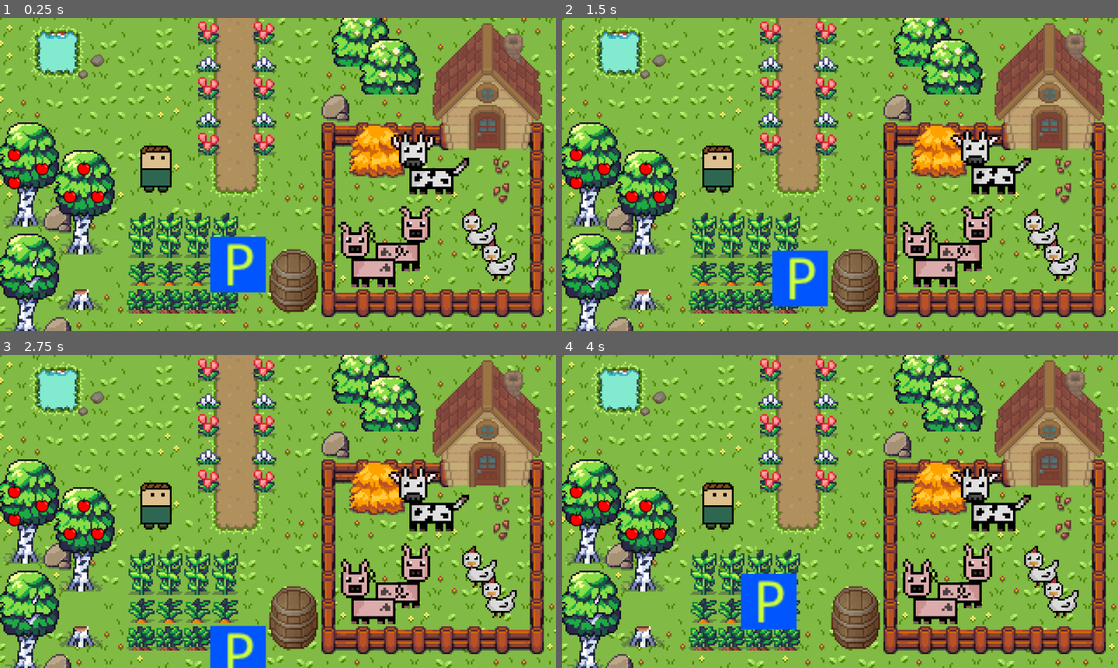
Above: before the commit, frames 1-4 (two rows, left to right).
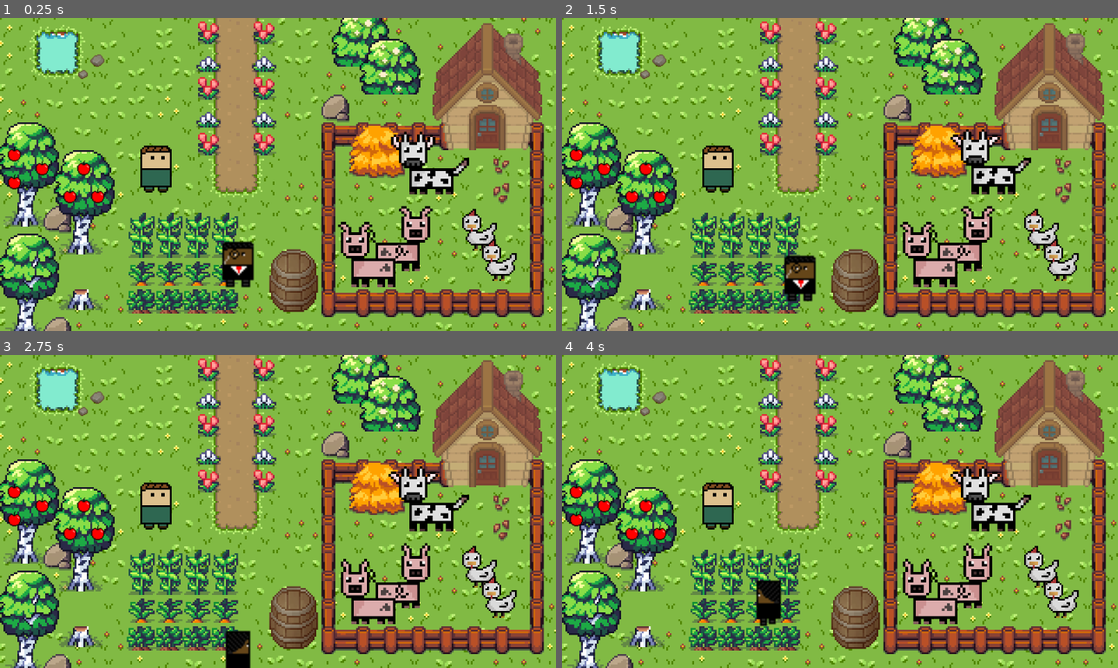
Above: after the commit, the same moments.

Repository: wanders00/WhispersInTheCourt
Game: Godot game, scene res://scenes/outside.tscn
Two runs of this game, one before a commit and one after it. Both use one fixed random seed, a clock stepped at 60 frames per second and the inputs below. This scene is started directly instead of the project's main scene.
Inputs:
- Up to frame 1 (0.25 s): no input
- Up to frame 2 (1.5 s): tap Enter (ui_accept) at 0.5, 0.77 s; hold D (player_right) 0.53-1.28 s; tap E (interact) at 0.6, 1.35 s; hold S (player_down) from 1.28 s (still down)
- Up to frame 3 (2.75 s): tap Enter (ui_accept) at 1.52 s; release S (player_down) at 2.03 s; hold D (player_right) from 2.03 s (still down); tap E (interact) at 2.1 s
- Up to frame 4 (4 s): release D (player_right) at 2.78 s; hold W (player_up) 2.78-3.53 s; tap E (interact) at 2.85, 3.6 s; tap Enter (ui_accept) at 3.02, 3.77 s; hold A (player_left) from 3.53 s (still down)

The runs differ from the first frame. In frame 1, 1.8% of the frame differs, in the area x 37-48%, y 69-88%; in frame 2, 1.8%; in frame 3, 1.4%; in frame 4, 1.8%.

Commit message:
Add player graphics

Diff:
--- a/scenes/player.tscn
+++ b/scenes/player.tscn
@@ -1,7 +1,106 @@
-[gd_scene load_steps=5 format=3 uid="uid://n1rttipesqfx"]
+[gd_scene load_steps=23 format=3 uid="uid://n1rttipesqfx"]
 
 [ext_resource type="Script" path="res://scripts/player.gd" id="1_c4dhw"]
-[ext_resource type="Texture2D" uid="uid://dv80g51u7vsag" path="res://assets/initial/player.png" id="1_rjabg"]
+[ext_resource type="Texture2D" uid="uid://c1pi2xlr25ea8" path="res://assets/people/player/player_idle0.png" id="2_x7xd3"]
+[ext_resource type="Texture2D" uid="uid://c6rxxautq8wjk" path="res://assets/people/player/player_idle1.png" id="3_qmuws"]
+[ext_resource type="Texture2D" uid="uid://xc5s1uhgxv3m" path="res://assets/people/player/player_walking_front0.png" id="4_lgwk2"]
+[ext_resource type="Texture2D" uid="uid://b3rkhk0vlqqs5" path="res://assets/people/player/player_walking_front1.png" id="5_qiurv"]
+[ext_resource type="Texture2D" uid="uid://ds4d62786srn" path="res://assets/people/player/player_walking_front2.png" id="6_vhwyn"]
+[ext_resource type="Texture2D" uid="uid://bjjvxqhl11ovc" path="res://assets/people/player/player_walking_front3.png" id="7_httxs"]
+[ext_resource type="Texture2D" uid="uid://xg8kdtmmc3yu" path="res://assets/people/player/player_walking_side_left0.png" id="8_po3hg"]
+[ext_resource type="Texture2D" uid="uid://pqva3j7a00i8" path="res://assets/people/player/player_walking_side_left1.png" id="9_01slt"]
+[ext_resource type="Texture2D" uid="uid://fe0xowhxhpic" path="res://assets/people/player/player_walking_side_left2.png" id="10_a222a"]
+[ext_resource type="Texture2D" uid="uid://b0tt2787nuv80" path="res://assets/people/player/player_walking_side_left3.png" id="11_rw65n"]
+[ext_resource type="Texture2D" uid="uid://b8jvu53lg8npe" path="res://assets/people/player/player_walking_side_right0.png" id="12_da8qx"]
+[ext_resource type="Texture2D" uid="uid://cm4ljvftx3evk" path="res://assets/people/player/player_walking_side_right1.png" id="13_x66op"]
+[ext_resource type="Texture2D" uid="uid://ciqsg43i3eek7" path="res://assets/people/player/player_walking_side_right2.png" id="14_h5621"]
+[ext_resource type="Texture2D" uid="uid://m6poljjh0v0x" path="res://assets/people/player/player_walking_side_right3.png" id="15_6uw45"]
+[ext_resource type="Texture2D" uid="uid://byo50fwydthgu" path="res://assets/people/player/player_walking_back0.png" id="16_sqj1s"]
+[ext_resource type="Texture2D" uid="uid://begjawhk2o6x2" path="res://assets/people/player/player_walking_back1.png" id="17_khxl2"]
+[ext_resource type="Texture2D" uid="uid://dexmv6jw58lhf" path="res://assets/people/player/player_walking_back2.png" id="18_0uger"]
+[ext_resource type="Texture2D" uid="uid://bt5vuy1rspfpk" path="res://assets/people/player/player_walking_back3.png" id="19_lb67a"]
+
+[sub_resource type="SpriteFrames" id="SpriteFrames_1h6bf"]
+animations = [{
+"frames": [{
+"duration": 1.0,
+"texture": ExtResource("2_x7xd3")
+}, {
+"duration": 1.0,
+"texture": ExtResource("3_qmuws")
+}],
+"loop": true,
+"name": &"default",
+"speed": 3.0
+}, {
+"frames": [{
+"duration": 1.0,
+"texture": ExtResource("4_lgwk2")
+}, {
+"duration": 1.0,
+"texture": ExtResource("5_qiurv")
+}, {
+"duration": 1.0,
+"texture": ExtResource("6_vhwyn")
+}, {
+"duration": 1.0,
+"texture": ExtResource("7_httxs")
+}],
+"loop": true,
+"name": &"down",
+"speed": 3.0
+}, {
+"frames": [{
+"duration": 1.0,
+"texture": ExtResource("8_po3hg")
+}, {
+"duration": 1.0,
+"texture": ExtResource("9_01slt")
+}, {
+"duration": 1.0,
+"texture": ExtResource("10_a222a")
+}, {
+"duration": 1.0,
+"texture": ExtResource("11_rw65n")
+}],
+"loop": true,
+"name": &"left",
+"speed": 3.0
+}, {
+"frames": [{
+"duration": 1.0,
+"texture": ExtResource("12_da8qx")
+}, {
+"duration": 1.0,
+"texture": ExtResource("13_x66op")
+}, {
+"duration": 1.0,
+"texture": ExtResource("14_h5621")
+}, {
+"duration": 1.0,
+"texture": ExtResource("15_6uw45")
+}],
+"loop": true,
+"name": &"right",
+"speed": 3.0
+}, {
+"frames": [{
+"duration": 1.0,
+"texture": ExtResource("16_sqj1s")
+}, {
+"duration": 1.0,
+"texture": ExtResource("17_khxl2")
+}, {
+"duration": 1.0,
+"texture": ExtResource("18_0uger")
+}, {
+"duration": 1.0,
+"texture": ExtResource("19_lb67a")
+}],
+"loop": true,
+"name": &"up",
+"speed": 3.0
+}]
 
 [sub_resource type="RectangleShape2D" id="RectangleShape2D_8qvth"]
 size = Vector2(32, 32)
@@ -12,8 +111,10 @@
 [node name="Player" type="CharacterBody2D"]
 script = ExtResource("1_c4dhw")
 
-[node name="Sprite2D" type="Sprite2D" parent="."]
-texture = ExtResource("1_rjabg")
+[node name="Sprite2D" type="AnimatedSprite2D" parent="."]
+sprite_frames = SubResource("SpriteFrames_1h6bf")
+animation = &"up"
+frame_progress = 0.854692
 
 [node name="CollisionShape2D" type="CollisionShape2D" parent="."]
 shape = SubResource("RectangleShape2D_8qvth")
--- a/scripts/player.gd
+++ b/scripts/player.gd
@@ -4,6 +4,7 @@
 
 @onready var all_interactions = []
 @onready var interact_label = $"Interaction Components/InteractLabel"
+@onready var sprite_2d = $Sprite2D
 
 func _ready():
 	update_interactions()
@@ -11,6 +12,18 @@
 func _physics_process(_delta):
 	var direction = Input.get_vector("player_left", "player_right", "player_up", "player_down")
 	velocity = direction * speed
+
+	if (velocity.x < -1):
+		sprite_2d.play("left")
+	elif (velocity.x > 1):
+		sprite_2d.play("right")
+	elif (velocity.y < -1):
+		sprite_2d.play("up")
+	elif (velocity.y > 1):
+		sprite_2d.play("down")
+	else:
+		sprite_2d.play("default")
+
 	move_and_slide()
 
 	if Input.is_action_just_pressed("interact"):
Binary file added: assets/people/player/player_idle0.png
Not shown, added: assets/people/player/player_idle0.png.import
Binary file added: assets/people/player/player_idle1.png
Not shown, added: assets/people/player/player_idle1.png.import
Binary file added: assets/people/player/player_walking_back0.png
Not shown, added: assets/people/player/player_walking_back0.png.import
Binary file added: assets/people/player/player_walking_back1.png
Not shown, added: assets/people/player/player_walking_back1.png.import
Binary file added: assets/people/player/player_walking_back2.png
Not shown, added: assets/people/player/player_walking_back2.png.import
Binary file added: assets/people/player/player_walking_back3.png
Not shown, added: assets/people/player/player_walking_back3.png.import
(and 24 more such lines)
